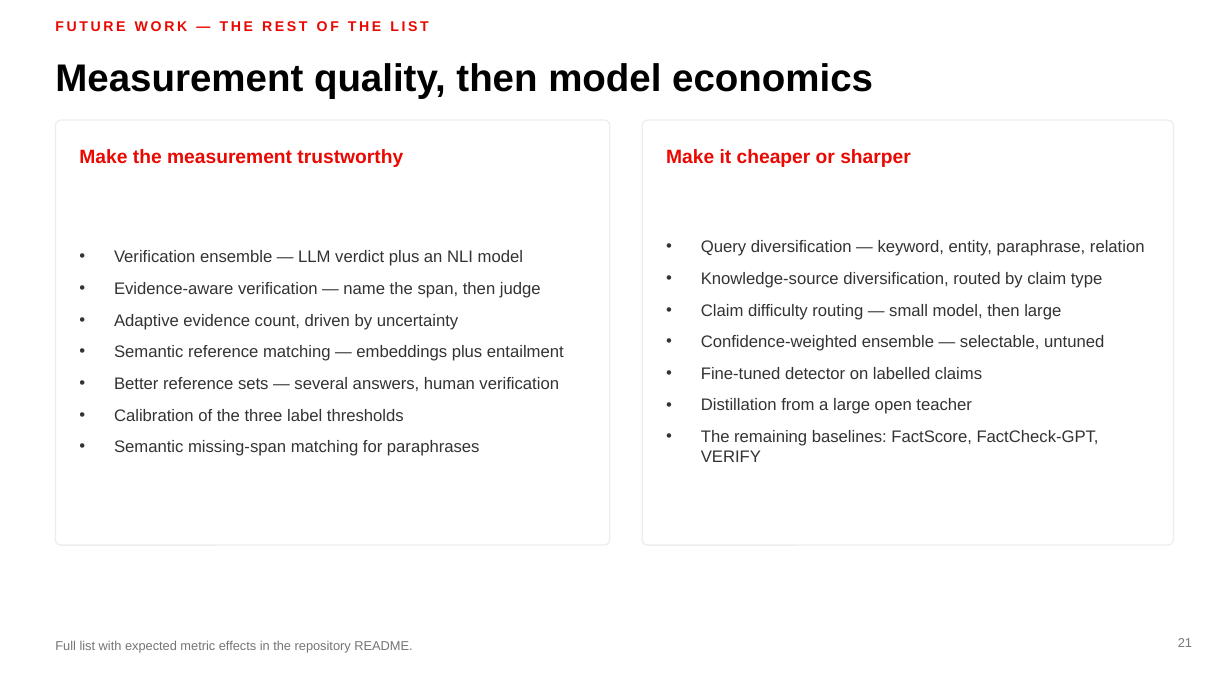
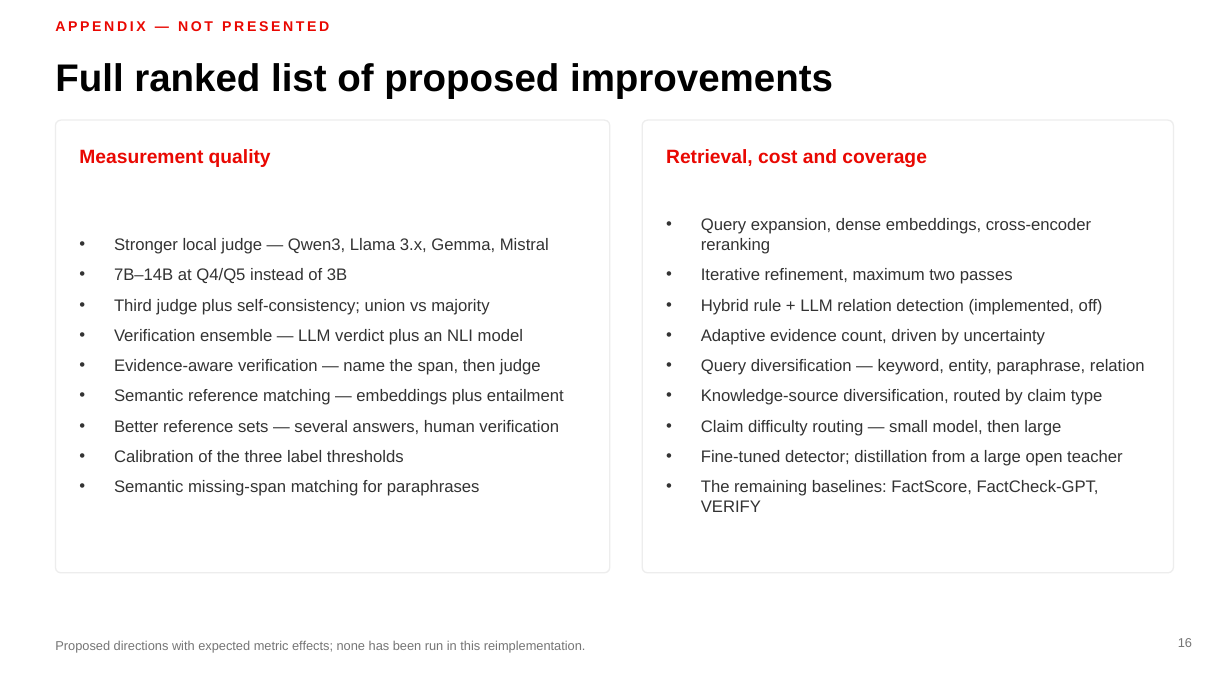
Before and after one commit to MadhavKrishna06/Verifact-Lite, a slide deck: slide 16 of presentation/VERIFACT-Lite-TTU.pptx (slide 21 before the commit). Drawn at 1232x693 pixels with LibreOffice and Linux fonts; fonts in the diff are those of the drawing. Boxes give left, top, right and bottom in pixels: in the first picture for what was removed or moved away, otherwise in the second. Text is boxed around its words. In the diff, an @@ line names an element or a change of style, - is before the commit and + after.

```diff
--- a/presentation/VERIFACT-Lite-TTU.pptx
+++ b/presentation/VERIFACT-Lite-TTU.pptx
@@ text at [55, 21, 329, 31]: text changed @@
-FUTURE WORK — THE REST OF THE LIST
+APPENDIX — NOT PRESENTED
@@ text at [55, 63, 833, 98]: text changed @@
-Measurement quality, then model economics
+Full ranked list of proposed improvements
@@ rounded rectangle: place and size @@
-rounded rectangle at [55, 120, 610, 545]
+rounded rectangle at [55, 120, 610, 573]
@@ rounded rectangle at [55, 120, 610, 573]: proportions changed @@
@@ text at [79, 149, 271, 167]: text changed @@
-Make the measurement trustworthy
+Measurement quality
@@ rounded rectangle at [642, 120, 1174, 573]: proportions changed @@
@@ rounded rectangle: place and size @@
-rounded rectangle at [642, 120, 1174, 545]
+rounded rectangle at [642, 120, 1174, 573]
@@ text at [666, 149, 926, 167]: text changed @@
-Make it cheaper or sharper
+Retrieval, cost and coverage
@@ text at [114, 238, 549, 315]: paragraphs added @@
+• Stronger local judge — Qwen3, Llama 3.x, Gemma, Mistral
+• 7B–14B at Q4/Q5 instead of 3B
+• Third judge plus self-consistency; union vs majority
@@ text at [701, 218, 1103, 345]: paragraphs added @@
+• Query expansion, dense embeddings, cross-encoder reranking
+• Iterative refinement, maximum two passes
+• Hybrid rule + LLM relation detection (implemented, off)
+• Adaptive evidence count, driven by uncertainty
@@ text at [114, 314, 458, 330]: paragraph removed @@
-• Adaptive evidence count, driven by uncertainty
@@ text at [114, 329, 564, 496]: less space between paragraphs @@
@@ text at [701, 359, 1145, 512]: less space between paragraphs @@
@@ text at [701, 450, 1123, 466]: text changed @@
-• Confidence-weighted ensemble — selectable, untuned
-• Fine-tuned detector on labelled claims
-• Distillation from a large open teacher
+• Fine-tuned detector; distillation from a large open teacher
@@ text at [55, 640, 586, 653]: text changed @@
-Full list with expected metric effects in the repository README.
+Proposed directions with expected metric effects; none has been run in this reimplementation.
@@ page number at [1178, 638, 1192, 647]: text changed @@
-21
+16
```
Also in this commit, not shown: 13 other slides changed, 2 slides added, 7 slides removed, 1 other file.
